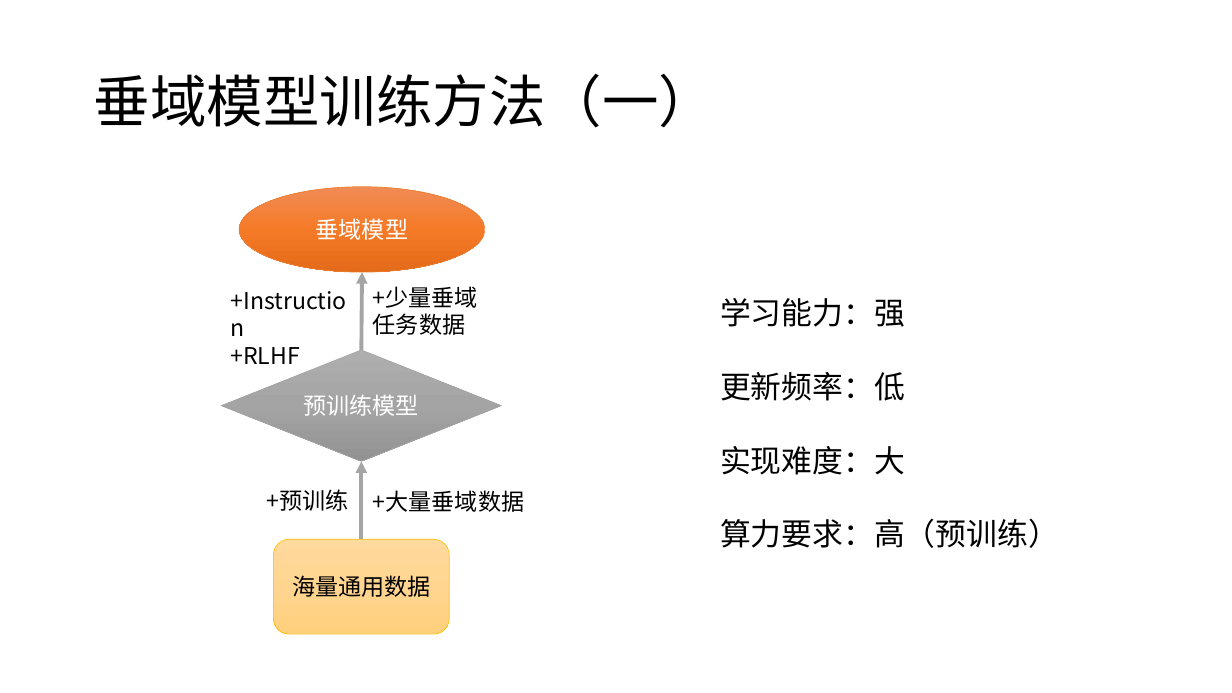
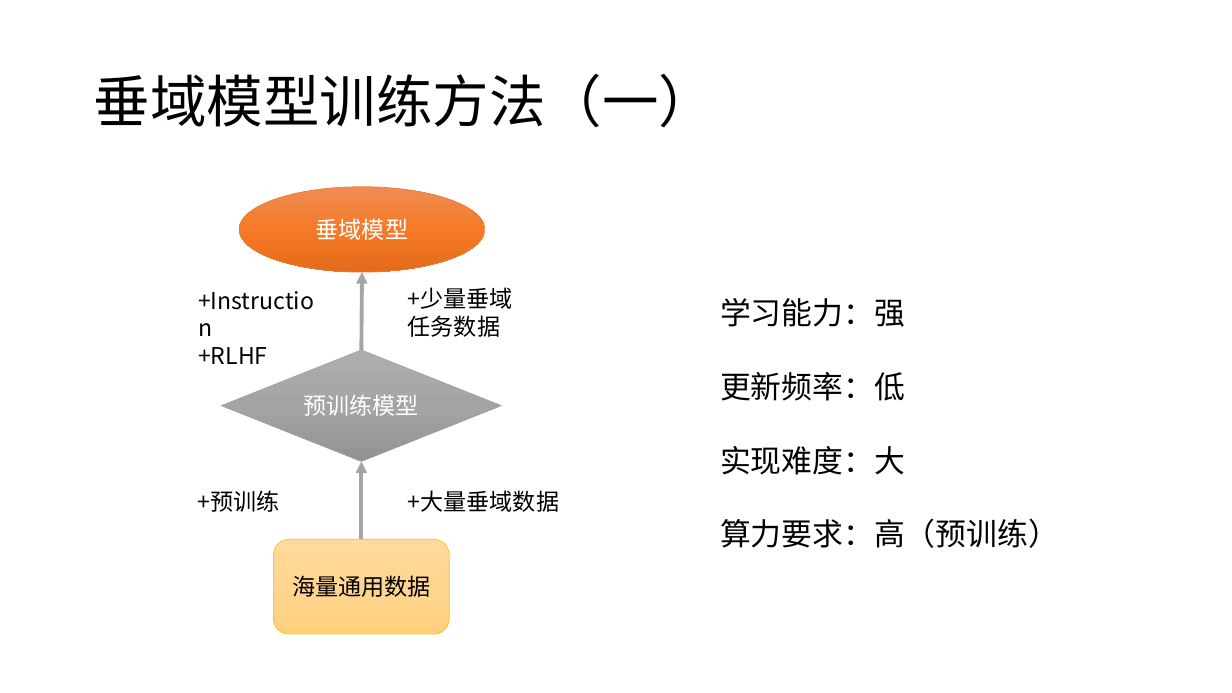
Before and after one commit to SakigamiYang/PyCon, a slide deck: slide 6 of PyCon2023/LLM+RAG企业落地-Ai兔兔.pptx (slide 5 before the commit). Drawn at 1232x693 pixels with LibreOffice and Linux fonts; fonts in the diff are those of the drawing. Boxes give left, top, right and bottom in pixels: in the first picture for what was removed or moved away, otherwise in the second. Text is boxed around its words. In the diff, an @@ line names an element or a change of style, - is before the commit and + after.

```diff
--- a/PyCon2023/LLM+RAG企业落地-Ai兔兔.pptx
+++ b/PyCon2023/LLM+RAG企业落地-Ai兔兔.pptx
@@ text "+Instruction": place and size @@
-text "+Instruction" at <box>230,347,300,364</box>
+text "+Instruction" at <box>198,347,268,364</box>
@@ text "+少量垂域": place and size @@
-text "+少量垂域" at <box>373,286,478,335</box>
+text "+少量垂域" at <box>408,287,513,337</box>
@@ text "+预训练": place and size @@
-text "+预训练" at <box>266,489,348,511</box>
+text "+预训练" at <box>197,490,279,512</box>
@@ text "+大量垂域数据": place and size @@
-text "+大量垂域数据" at <box>373,490,524,512</box>
+text "+大量垂域数据" at <box>408,490,559,512</box>
```
Also in this commit, not shown: 15 other slides changed, 2 slides added, 1 slide removed.
